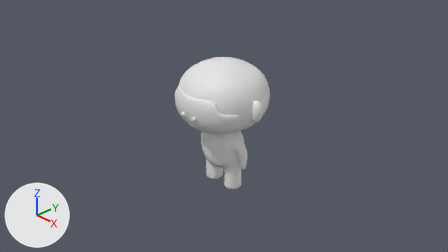
The Blender file public/hito6.blend, before and after one commit.
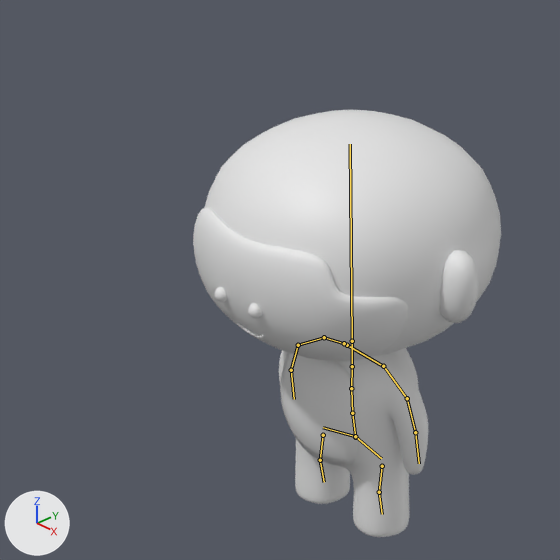
Each version appears first from the file's camera 'Camera', and next in a close-up on the part from 26% to 64% of the width and 9% to 78% of the height. The lights are fixed; the arrows at lower left show +X, +Y and +Z. The bones that bend it are drawn over the model as lines in the close-ups.

Objects in the first close-up: '立方体.002'.
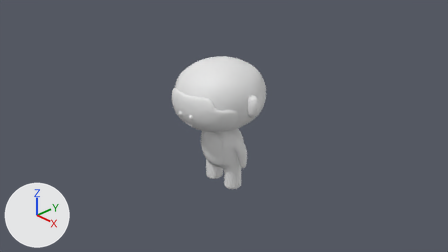
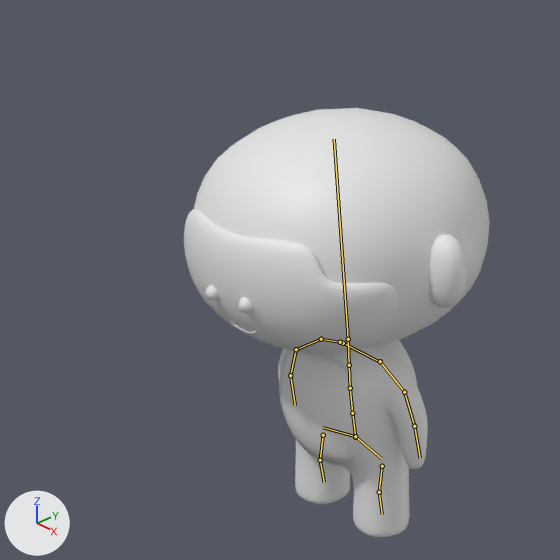
The newer file adds an action. The first version stands in its rest pose; the second is drawn at frame 0 of the action 'metarigAction'.

The change, as JSON lines over the scene's bpy script:
```json
{"block": "bone_spine_001", "where": "bone_spine_001 = bpy.data.objects['metarig'].pose.bones['spine.001']  # child of 'spine'"}
{"op": "set", "path": "bone_spine_001.rotation_quaternion", "old": "(1.0, 0.0, 0.0, 0.0)", "new": "(0.999, 0.0, 0.002, 0.037)", "note": "degrees (0, 0, 0) -> degrees (0, 0, 4)"}
```

Where the change shows, as pixel boxes [x1, y1, x2, y2] in the close-ups (560 x 560 px):
```json
{"object": "立方体.002", "change": "posed", "before": [193, 110, 501, 537], "after": [184, 108, 490, 537]}
{"bone": "spine.001", "before": "(352, 413) to (351, 388)", "after": "(352, 413) to (350, 388)"}
```
